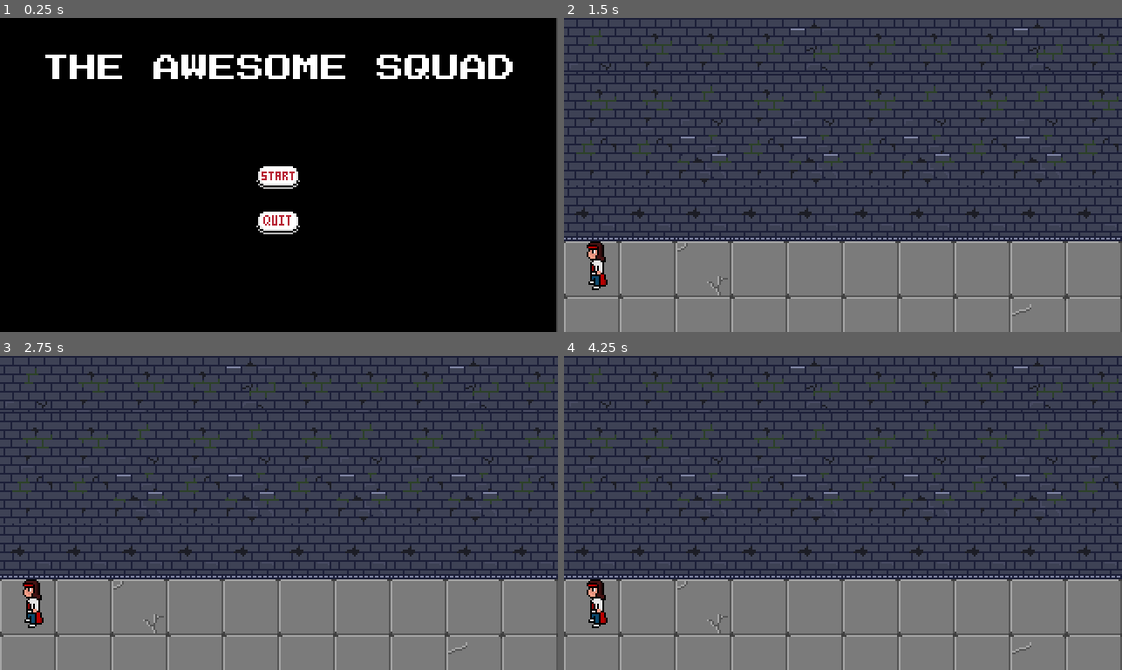
Above: before the commit, frames 1-4 (two rows, left to right).
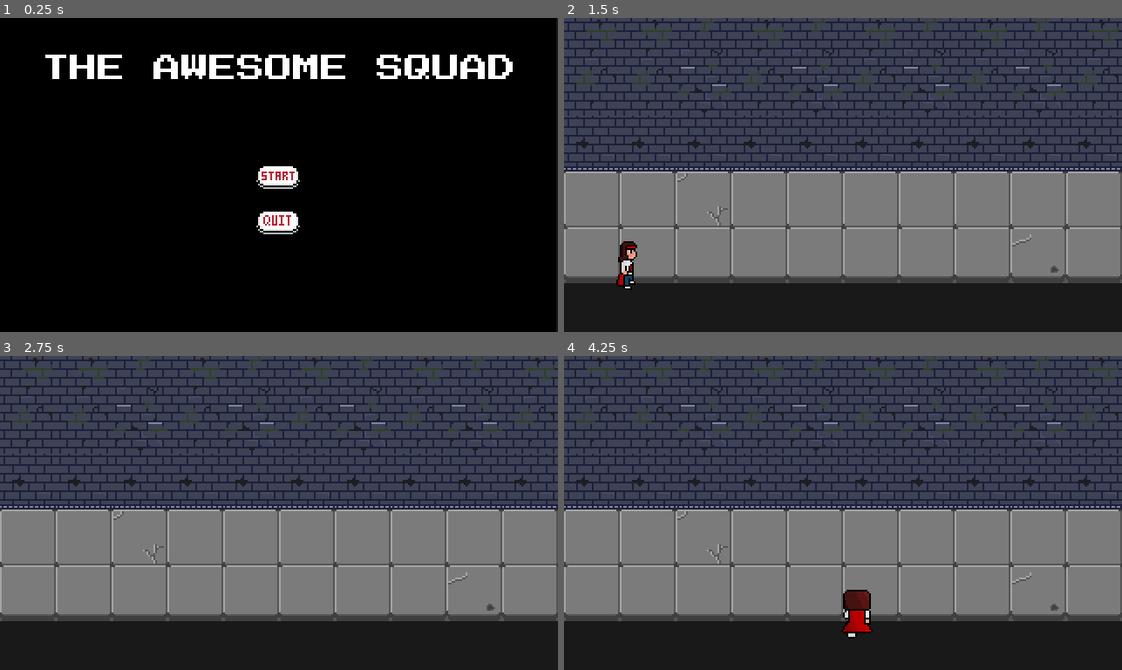
Above: after the commit, the same moments.

Repository: Nayanaka-De-Silva/AS_Reloaded
Game: Godot game, scene res://TitleScreen/TitleScreen.tscn
Two runs of this game, one before a commit and one after it. Both use one fixed random seed, a clock stepped at 60 frames per second and the inputs below.
Inputs (mouse positions are in pixels of both pictures, inside the frame that each line leads up to):
- Up to frame 1 (0.25 s): no input
- Up to frame 2 (1.5 s): click (843, 175) at 0.5 s; tap Enter at 1.25 s; hold Right (ui_right) from 1.28 s (still down); tap X (Attack) at 1.35 s
- Up to frame 3 (2.75 s): tap Z (Roll) at 1.55, 2.1 s; release Right (ui_right) at 2.03 s; hold Down (ui_down) from 2.03 s (still down); tap X (Attack) at 2.3 s
- Up to frame 4 (4.25 s): release Down (ui_down) at 2.78 s; hold Right (ui_right) 2.78-3.53 s; tap X (Attack) at 2.85, 3.8 s; tap Z (Roll) at 3.05 s; tap Space (Next) at 3.5, 3.6 s; hold Up (ui_up) from 3.53 s (still down)

The runs differ from the first frame. In frame 1, 0.3% of the frame differs, in the area x 99-100%, y 0-100%; in frame 2, 53%; in frame 3, 53%; in frame 4, 53%, in the area x 0-100%, y 0-100%.

Commit message:
Added motion and animation to CA
Captain Awesome can now move about and the animation of him moving has also been setup. I realize that there is some other things that I'm going to have to learn about this engine before I can recreate CA's motion again. For now, he can move and he can even move out of the camera's view! We'll fix all that at a later date.

Diff:
--- a/CA/Capt_Awesome.gd
+++ b/CA/Capt_Awesome.gd
@@ -1,171 +1,28 @@
 extends CharacterBody2D
 
-# EXTERNAL VARIABLES
-@export var MAX_SPEED = 100
-@export var ACCELERATION	 = 400
-@export var FRICTION = 400
-@export var ROLL_SPEED = 150
-@export var KNOCKBACK = 100
-@export var KNOCKBACK_RAND = 10
-@export var AUDIO_PITCH_MIN = 0.8
-@export var AUDIO_PITCH_MAX = 1.2
-@export var health = 4
+@export var speed = 100
 
-# STATES
-enum {
-	MOVE,
-	ATTACK,
-	ROLL,
-	HURT,
-	DEAD
-}
-
-# INTERNAL VARIABLES
-var state = MOVE
-var attack_state = 1
-var is_dead = false
-var velocity = Vector2.ZERO
-var roll_vector = Vector2.ZERO
-var knockback_vec = Vector2.ZERO
-var screen_size_x = ProjectSettings.get_setting("display/window/size/viewport_width")
-var screen_size_y = ProjectSettings.get_setting("display/window/size/viewport_height")
-
-# ATTACHED NODES
-@onready var punchHitbox = $HitboxPivot/PunchHitbox
-@onready var hurtbox = $Hurtbox
-@onready var hurtSoundEffect = $HurtSoundEffect
-@onready var animationPlayer = $AnimationPlayer
-@onready var animationTree = $AnimationTree
-@onready var animationState = animationTree.get("parameters/playback")
-
-# SIGNALS
-signal CA_dead
-signal CA_hurt
-signal CA_punch
-
-# BASIC FUNCTIONS
-func _ready():
-	animationTree.active = true
+@onready var animation = $Animation
 
 func _physics_process(delta):
-	knockback_vec = knockback_vec.move_toward(Vector2.ZERO, ACCELERATION * delta)
-	set_velocity(knockback_vec)
+	get_animation(get_input())
 	move_and_slide()
-	knockback_vec = velocity
 
-	if is_dead:
-		state = DEAD
-	if Controls.can_move:
-		match state:
-			MOVE:
-				move_state(delta)
-			ROLL:
-				roll_state()
-			ATTACK:
-				attack_state()
-			HURT:
-				animationState.travel("Hurt")
-			DEAD:
-				animationState.travel("Die")
+func get_animation(direction):
+	if ( direction.y < 0 ):
+		animation.play("walk_up")
+	elif ( direction.y > 0 ):
+		animation.play("walk_down")
 
-		#Checking for input
-		if Input.is_action_just_pressed("Roll"):
-			state = ROLL
-		if Input.is_action_just_pressed("Attack"):
-			state = ATTACK
+	if ( direction.x > 0):
+		animation.play("walk_right")
+	elif ( direction.x < 0 ):
+		animation.play("walk_left")
 
+	if ( direction.x == 0 and direction.y == 0):
+		animation.play("idle")
 
-# STATE HANDLERS
-func move_state(delta):
-	var input_vector = Vector2.ZERO
-	input_vector.x = Input.get_action_strength("ui_right") - Input.get_action_strength("ui_left")
-	input_vector.y = Input.get_action_strength("ui_down") - Input.get_action_strength("ui_up")
-	input_vector = input_vector.normalized()
-
-	# Check if CA is moving
-	if input_vector != Vector2.ZERO:
-		# CA is moving
-		roll_vector = input_vector
-		punchHitbox.knockback_vec = roll_vector
-		direction_change(input_vector)
-		move_to(input_vector, delta)
-	else:
-		# CA is not
-		stop(delta)
-
-func roll_state():
-	velocity = roll_vector * ROLL_SPEED
-	animationState.travel("Roll")
-	move()
-
-func attack_state():
-	velocity = Vector2.ZERO
-	if attack_state == 1:
-		attack_state = 2
-		animationState.travel("Attack_1")
-	else:
-		attack_state = 1
-		animationState.travel("Attack_2")
-
-
-# MOVEMENT FUNCTIONS
-func direction_change(input_vector):
-	animationTree.set("parameters/Idle/blend_position", input_vector)
-	animationTree.set("parameters/Run/blend_position", input_vector)
-	animationTree.set("parameters/Roll/blend_position", input_vector)
-	animationTree.set("parameters/Attack_1/blend_position", input_vector)
-	animationTree.set("parameters/Attack_2/blend_position", input_vector)
-	animationTree.set("parameters/Hurt/blend_position", input_vector)
-	animationTree.set("parameters/Die/blend_position", input_vector)
-
-func move_to(input_vector, delta):
-	animationState.travel("Run")
-	velocity = velocity.move_toward(input_vector * MAX_SPEED, ACCELERATION * delta)
-	move()
-
-func stop(delta):
-	animationState.travel("Idle")
-	velocity = velocity.move_toward(Vector2.ZERO, FRICTION * delta)
-	move()
-
-func move():
-	set_velocity(velocity)
-	move_and_slide()
-	velocity = velocity
-
-
-# ANIMATION FINISHED FUNCTIONS
-func roll_animation_finished():
-	state = MOVE
-
-func attack_animation_finished():
-	state = MOVE
-
-func hurt_animation_finished():
-	state = MOVE
-
-
-# SIGNAL CALLBACKS
-func _on_Hurtbox_area_entered(area):
-	health -= 1
-	knockback_vec = area.knockback_vec * KNOCKBACK
-	if knockback_vec.x == 0:
-		knockback_vec.x = randf_range(-KNOCKBACK_RAND, KNOCKBACK_RAND)
-	elif knockback_vec.y == 0:
-		knockback_vec.y = randf_range(-KNOCKBACK_RAND, KNOCKBACK_RAND)
-	hurtbox.create_hit_effect("Enemy")
-	hurtSoundEffect.pitch_scale = randf_range(AUDIO_PITCH_MIN, AUDIO_PITCH_MAX)
-	hurtSoundEffect.play()
-	CA_Stats.health -= 1
-	if health <= 0:
-		is_dead = true
-		state = DEAD
-		animationState.travel("Die")
-		emit_signal("CA_dead")
-	else:
-		state = HURT
-		emit_signal("CA_hurt")
-
-
-func _on_PunchHitbox_area_entered(area):
-	emit_signal("CA_punch")
+func get_input():
+	var input_direction = Input.get_vector("move_left", "move_right", "move_up", "move_down")
+	velocity = input_direction * speed
+	return input_direction
--- a/CA/Capt_Awesome.tscn
+++ b/CA/Capt_Awesome.tscn
@@ -1,6 +1,11 @@
-[gd_scene load_steps=19 format=3 uid="uid://lmnx7tw5cud0"]
+[gd_scene load_steps=22 format=3 uid="uid://lmnx7tw5cud0"]
 
 [ext_resource type="Texture2D" uid="uid://cx55osoraxvyq" path="res://CA/CA_v2.0_Walk_Attack_Hurt_Roll_Death_v2.png" id="1"]
+[ext_resource type="Script" path="res://CA/Capt_Awesome.gd" id="1_3ss02"]
+
+[sub_resource type="AtlasTexture" id="AtlasTexture_kdris"]
+atlas = ExtResource("1")
+region = Rect2(0, 0, 32, 32)
 
 [sub_resource type="AtlasTexture" id="AtlasTexture_1wavb"]
 atlas = ExtResource("1")
@@ -70,6 +75,14 @@
 animations = [{
 "frames": [{
 "duration": 1.0,
+"texture": SubResource("AtlasTexture_kdris")
+}],
+"loop": true,
+"name": &"idle",
+"speed": 5.0
+}, {
+"frames": [{
+"duration": 1.0,
 "texture": SubResource("AtlasTexture_1wavb")
 }, {
 "duration": 1.0,
@@ -137,11 +150,17 @@
 "speed": 5.0
 }]
 
+[sub_resource type="CapsuleShape2D" id="CapsuleShape2D_eb284"]
+radius = 4.005
+height = 8.01
+
 [node name="CharacterBody2D" type="CharacterBody2D"]
+script = ExtResource("1_3ss02")
 
 [node name="Animation" type="AnimatedSprite2D" parent="."]
 sprite_frames = SubResource("SpriteFrames_g3wcn")
-animation = &"walk_left"
-frame_progress = 0.313055
+animation = &"idle"
 
 [node name="Collision" type="CollisionShape2D" parent="."]
+position = Vector2(0, 11)
+shape = SubResource("CapsuleShape2D_eb284")
--- a/Levels/level_1.tscn
+++ b/Levels/level_1.tscn
@@ -27,20 +27,49 @@
 texture = ExtResource("2_tukm4")
 texture_region_size = Vector2i(32, 32)
 0:0/0 = 0
+0:0/0/physics_layer_0/linear_velocity = Vector2(0, 0)
+0:0/0/physics_layer_0/angular_velocity = 0.0
 1:0/0 = 0
+1:0/0/physics_layer_0/linear_velocity = Vector2(0, 0)
+1:0/0/physics_layer_0/angular_velocity = 0.0
 2:0/0 = 0
+2:0/0/physics_layer_0/linear_velocity = Vector2(0, 0)
+2:0/0/physics_layer_0/angular_velocity = 0.0
 3:0/0 = 0
+3:0/0/physics_layer_0/linear_velocity = Vector2(0, 0)
+3:0/0/physics_layer_0/angular_velocity = 0.0
 0:1/0 = 0
+0:1/0/physics_layer_0/linear_velocity = Vector2(0, 0)
+0:1/0/physics_layer_0/angular_velocity = 0.0
 1:1/0 = 0
+1:1/0/physics_layer_0/linear_velocity = Vector2(0, 0)
+1:1/0/physics_layer_0/angular_velocity = 0.0
 2:1/0 = 0
+2:1/0/physics_layer_0/linear_velocity = Vector2(0, 0)
+2:1/0/physics_layer_0/angular_velocity = 0.0
 3:1/0 = 0
+3:1/0/physics_layer_0/linear_velocity = Vector2(0, 0)
+3:1/0/physics_layer_0/angular_velocity = 0.0
 0:2/0 = 0
+0:2/0/physics_layer_0/linear_velocity = Vector2(0, 0)
+0:2/0/physics_layer_0/angular_velocity = 0.0
+0:2/0/physics_layer_0/polygon_0/points = PackedVector2Array(-16, -16, 16, -16, 16, 16, -16, 16)
 1:2/0 = 0
+1:2/0/physics_layer_0/linear_velocity = Vector2(0, 0)
+1:2/0/physics_layer_0/angular_velocity = 0.0
+1:2/0/physics_layer_0/polygon_0/points = PackedVector2Array(-16, -16, 16, -16, 16, 16, -16, 16)
 2:2/0 = 0
+2:2/0/physics_layer_0/linear_velocity = Vector2(0, 0)
+2:2/0/physics_layer_0/angular_velocity = 0.0
+2:2/0/physics_layer_0/polygon_0/points = PackedVector2Array(-16, -16, 16, -16, 16, 16, -16, 16)
 3:2/0 = 0
+3:2/0/physics_layer_0/linear_velocity = Vector2(0, 0)
+3:2/0/physics_layer_0/angular_velocity = 0.0
+3:2/0/physics_layer_0/polygon_0/points = PackedVector2Array(-16, -16, 16, -16, 16, 16, -16, 16)
 
 [sub_resource type="TileSet" id="TileSet_j6rfv"]
 tile_size = Vector2i(32, 32)
+physics_layer_0/collision_layer = 1
 sources/0 = SubResource("TileSetAtlasSource_wlbxr")
 
 [sub_resource type="TileSetAtlasSource" id="TileSetAtlasSource_1kai8"]
@@ -69,16 +98,19 @@
 [node name="Level_1" type="Node2D"]
 
 [node name="PavementClean" type="TileMap" parent="."]
+position = Vector2(0, -40)
 tile_set = SubResource("TileSet_2p2pp")
 format = 2
 layer_0/tile_data = PackedInt32Array(262144, 65536, 1, 262145, 65536, 1, 262146, 65536, 1, 262147, 65536, 1, 262148, 65 …(383 unchanged characters)…
 
 [node name="Wall" type="TileMap" parent="."]
+position = Vector2(0, -40)
 tile_set = SubResource("TileSet_j6rfv")
 format = 2
 layer_0/tile_data = PackedInt32Array(262143, 0, 2, 196608, 65536, 2, 196609, 65536, 2, 196610, 65536, 2, 196611, 65536, …(804 unchanged characters)…
 
 [node name="PavementCracked" type="TileMap" parent="."]
+position = Vector2(0, -40)
 tile_set = SubResource("TileSet_mx87d")
 format = 2
 layer_0/tile_data = PackedInt32Array(262146, 65536, 1, 327688, 196608, 2, 262155, 262144, 0)
--- a/TitleScreen/TitleScreen.tscn
+++ b/TitleScreen/TitleScreen.tscn
@@ -9,9 +9,6 @@
 
 [sub_resource type="FontFile" id="1"]
 fallbacks = Array[Font]([ExtResource("1")])
-face_index = null
-embolden = null
-transform = null
 cache/0/16/0/ascent = 0.0
 cache/0/16/0/descent = 0.0
 cache/0/16/0/underline_position = 0.0
--- a/project.godot
+++ b/project.godot
@@ -45,6 +45,26 @@
 "events": [Object(InputEventKey,"resource_local_to_scene":false,"resource_name":"","device":0,"window_id":0,"alt_pressed":false,"shift_pressed":false,"ctrl_pressed":false,"meta_pressed":false,"pressed":false,"keycode":32,"physical_keycode":0,"key_label":0,"unicode":0,"echo":false,"script":null)
 ]
 }
+move_right={
+"deadzone": 0.5,
+"events": [Object(InputEventKey,"resource_local_to_scene":false,"resource_name":"","device":-1,"window_id":0,"alt_pressed":false,"shift_pressed":false,"ctrl_pressed":false,"meta_pressed":false,"pressed":false,"keycode":0,"physical_keycode":4194321,"key_label":0,"unicode":0,"echo":false,"script":null)
+]
+}
+move_left={
+"deadzone": 0.5,
+"events": [Object(InputEventKey,"resource_local_to_scene":false,"resource_name":"","device":-1,"window_id":0,"alt_pressed":false,"shift_pressed":false,"ctrl_pressed":false,"meta_pressed":false,"pressed":false,"keycode":0,"physical_keycode":4194319,"key_label":0,"unicode":0,"echo":false,"script":null)
+]
+}
+move_up={
+"deadzone": 0.5,
+"events": [Object(InputEventKey,"resource_local_to_scene":false,"resource_name":"","device":-1,"window_id":0,"alt_pressed":false,"shift_pressed":false,"ctrl_pressed":false,"meta_pressed":false,"pressed":false,"keycode":0,"physical_keycode":4194320,"key_label":0,"unicode":0,"echo":false,"script":null)
+]
+}
+move_down={
+"deadzone": 0.5,
+"events": [Object(InputEventKey,"resource_local_to_scene":false,"resource_name":"","device":-1,"window_id":0,"alt_pressed":false,"shift_pressed":false,"ctrl_pressed":false,"meta_pressed":false,"pressed":false,"keycode":0,"physical_keycode":4194322,"key_label":0,"unicode":0,"echo":false,"script":null)
+]
+}
 
 [layer_names]
 
@@ -56,4 +76,6 @@
 
 [rendering]
 
+textures/canvas_textures/default_texture_filter=0
+environment/defaults/default_clear_color=Color(0.0980392, 0.0980392, 0.0980392, 1)
 environment/defaults/default_environment="res://default_env.tres"
